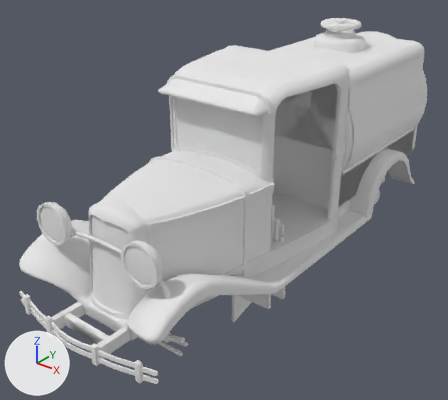
An edit to the FBX model Assets/3Dmodels/3Dmodels_Vehicles/3Dmodels_Vehicles_Cars/3Dmodel_Vehicle_Car_TruckSmall/3Dmodel_Vehicle_Car_TruckSmall.fbx, drawn before and after from the same camera.
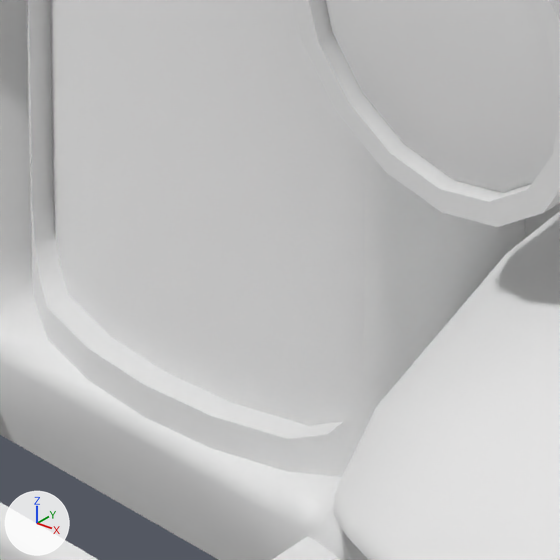
There are two pictures of each version: one whole from a 50 mm camera at (3.67, -4.73, 3.89) aimed at (-0.25, 0.17, 0.85), one close up on the part from 19% to 34% of the width and 65% to 82% of the height. Lighting does not change. The marker at lower left points along +X, +Y and +Z. The first two pictures are the older version. Where no turn or scale is listed for an object, it has been applied to the vertices. Vertices at exactly the same position are counted once.

The scene before the commit, as lines of its bpy script (objects in view):
```python
me_vehicle_car_trucksmall_base = bpy.data.meshes.new('Vehicle_Car_TruckSmall_Base')
me_vehicle_car_trucksmall_base.from_pydata(...)  # 3188 vertices, 3354 faces; spans x -0.91..0.91, y -2.26..3.05, z 0.25..2.4
# faces by material slot: [3350, 4]
me_vehicle_car_trucksmall_base.materials.append(mat_material_vehicle_car_trucksmall)  # white #e7e7e7
me_vehicle_car_trucksmall_base.materials.append(mat_material_vehicle_car_trucksmall_window)  # white #e7e7e7
ob_vehicle_car_trucksmall_base = bpy.data.objects.new('Vehicle_Car_TruckSmall_Base', me_vehicle_car_trucksmall_base)
ob_vehicle_car_trucksmall_base.location = (0.0, 0.0, 0.0)
```
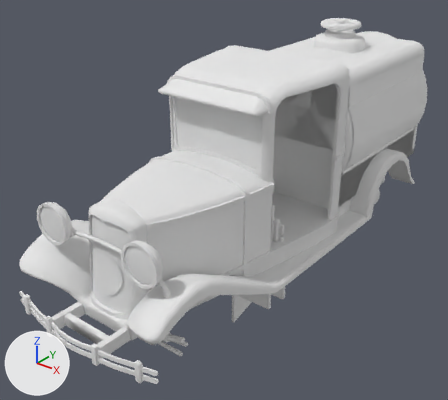
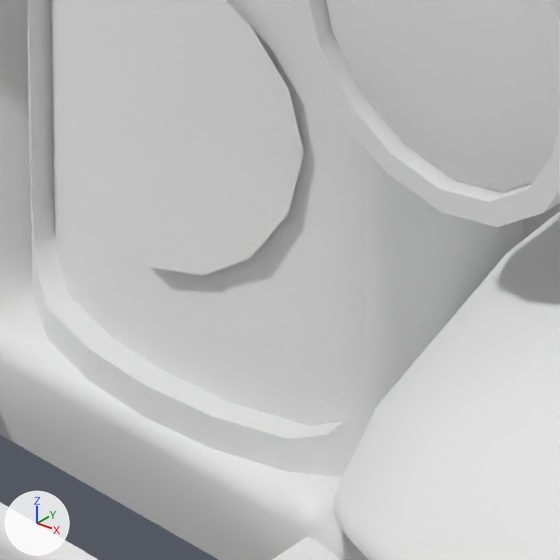
Commit message: Finished making Car logos

Pixel boxes [x1, y1, x2, y2] of what changed, in the close-ups (560 x 560 px):
part 1 of me_vehicle_car_trucksmall_base, added
    after: [58, 0, 304, 276]

Diff of the bpy script that builds the scene:
```diff
--- a/Assets/3Dmodels/3Dmodels_Vehicles/3Dmodels_Vehicles_Cars/3Dmodel_Vehicle_Car_TruckSmall/3Dmodel_Vehicle_Car_TruckSmall.fbx.py
+++ b/Assets/3Dmodels/3Dmodels_Vehicles/3Dmodels_Vehicles_Cars/3Dmodel_Vehicle_Car_TruckSmall/3Dmodel_Vehicle_Car_TruckSmall.fbx.py
@@ me_vehicle_car_trucksmall_base @@
 # used by ob_vehicle_car_trucksmall_base; location = (0.0, 0.0, 0.0)
-me_vehicle_car_trucksmall_base.from_pydata(...)  # 3188 vertices, 3354 faces; spans x -0.91..0.91, y -2.26..3.05, z 0.25..2.4
+me_vehicle_car_trucksmall_base.from_pydata(...)  # 3204 vertices, 3362 faces; spans x -0.91..0.91, y -2.26..3.05, z 0.25..2.4
+# me_vehicle_car_trucksmall_base part 1: a new loose piece of 16 vertices spanning x -0.19..0.19, y -1.82..-1.76, z 0.76..1.14, in mat_material_vehicle_car_trucksmall (white #e7e7e7)
 me_vehicle_car_trucksmall_base.materials.append(mat_material_vehicle_car_trucksmall)
```
